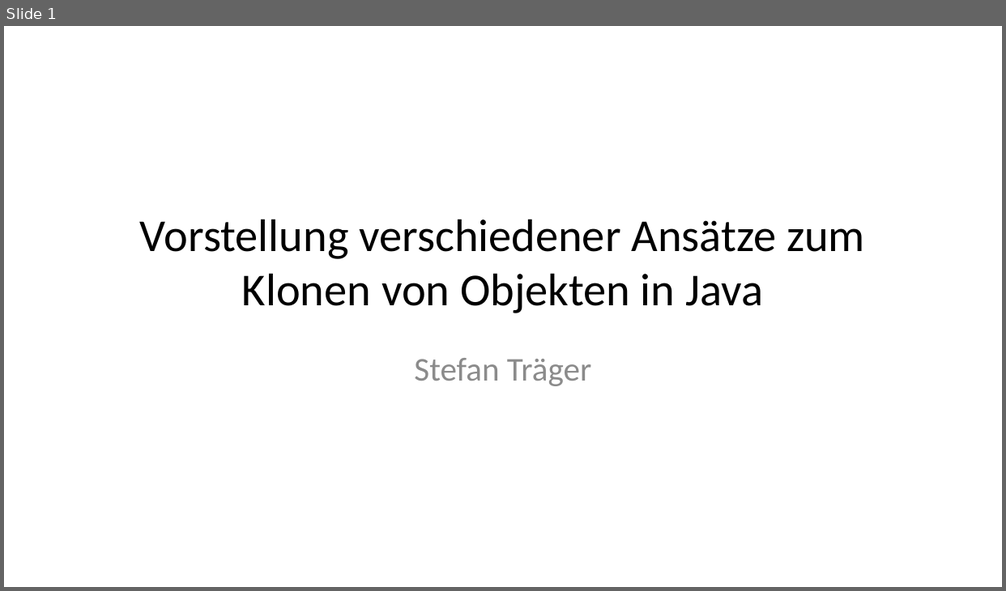
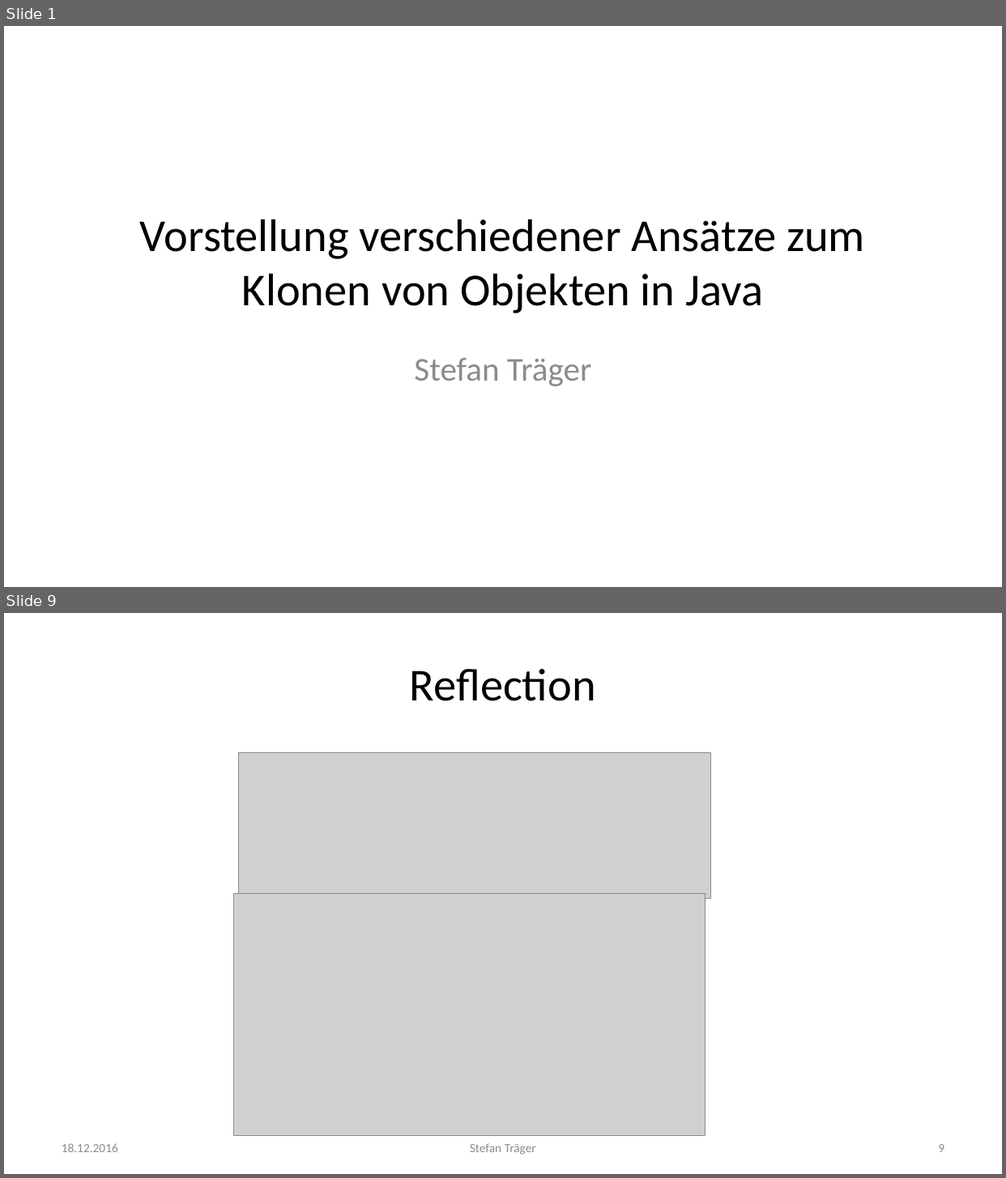
Before and after one commit to doubleSlashde/brownbagLunchCloneObjectsInJava, a slide deck: Klonen von Objekten in Java.pptx. Shown one above the other, each under a label of ours: slide 1 before the commit, slides 1 and 9 after it; the slides between them are not shown. The pictures are 1006x591 and 1006x1178 pixels, drawn with LibreOffice and Linux fonts; fonts in the diff are those of the drawing; grey boxes stand for pictures. Boxes give left, top, right and bottom in pixels: in the first picture for what was removed or moved away, otherwise in the second. Text is boxed around its words. In the diff, an @@ line names an element or a change of style, - is before the commit and + after.

```diff
--- a/Klonen von Objekten in Java.pptx
+++ b/Klonen von Objekten in Java.pptx
@@ slide 9 added at box(4, 613, 1002, 1174), background #FFFFFF @@
@@ title added at box(410, 669, 596, 701), 44 pt, text #000000 @@
+Reflection
@@ picture added at box(239, 752, 710, 898) @@
@@ picture added at box(234, 894, 705, 1135) @@
@@ text added at box(62, 1144, 118, 1152), 12 pt, text #8C8C8C @@
+18.12.2016
@@ text added at box(470, 1144, 536, 1155), 12 pt, text #8C8C8C @@
+Stefan Träger
@@ page number added at box(938, 1144, 944, 1152), 12 pt, text #8C8C8C @@
+9
```
Also in this commit, not shown: 8 slides changed, 2 other slides added, 1 slide removed, 2 other files.
